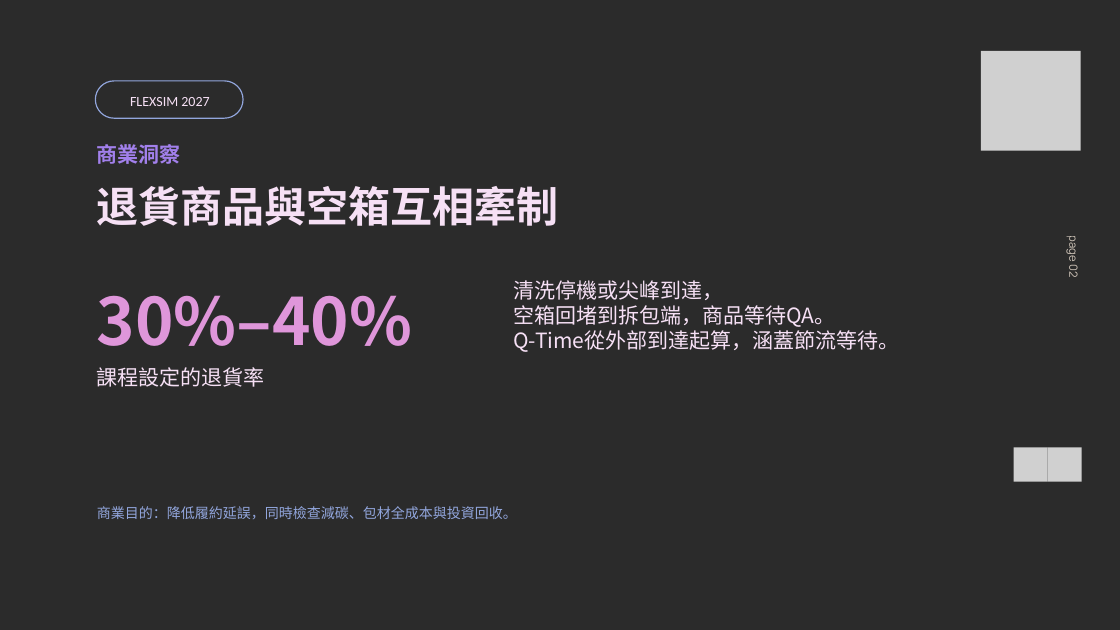
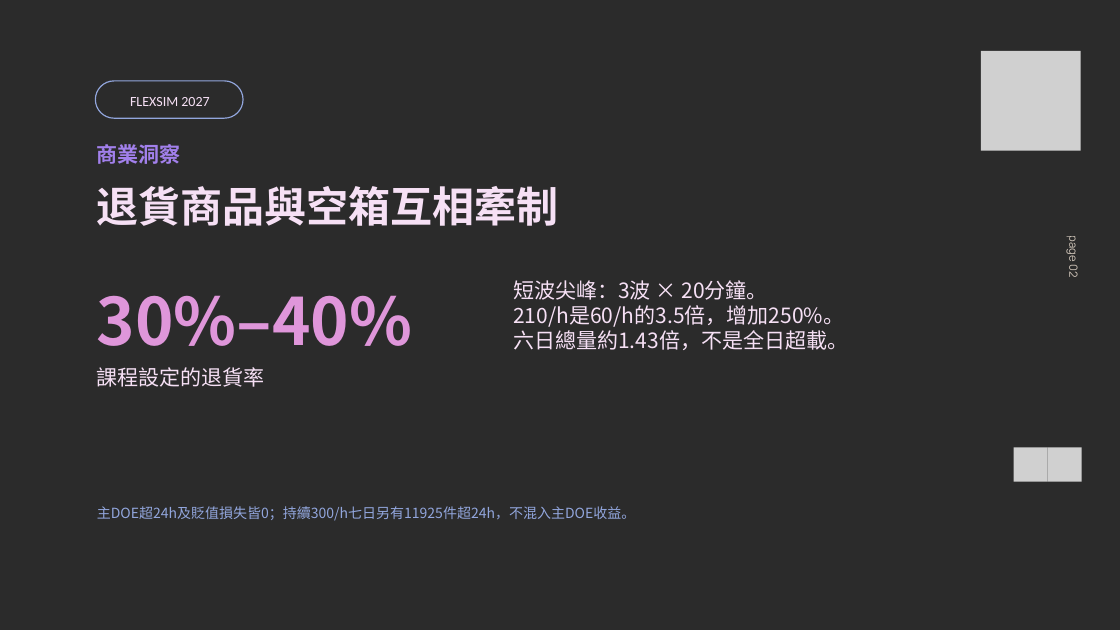
Before and after one commit to JRYTW/flexsim-circular-logistics-digital-twin, a slide deck: slide 2 of 重點檔案/01_成果簡報.pptx. Drawn at 1120x630 pixels with LibreOffice and Linux fonts; fonts in the diff are those of the drawing; grey boxes stand for pictures; background and template pictures are left out; a plain dark background stands for a picture behind light text. Boxes give left, top, right and bottom in pixels: in the first picture for what was removed or moved away, otherwise in the second. Text is boxed around its words. In the diff, an @@ line names an element or a change of style, - is before the commit and + after.

```diff
--- a/重點檔案/01_成果簡報.pptx
+++ b/重點檔案/01_成果簡報.pptx
@@ text at box(513, 280, 848, 350): text changed @@
-清洗停機或尖峰到達，
-空箱回堵到拆包端，商品等待QA。
-Q-Time從外部到達起算，涵蓋節流等待。
+短波尖峰：3波 × 20分鐘。
+210/h是60/h的3.5倍，增加250%。
+六日總量約1.43倍，不是全日超載。
@@ text at box(97, 506, 636, 521): text changed @@
-商業目的：降低履約延誤，同時檢查減碳、包材全成本與投資回收。
+主DOE超24h及貶值損失皆0；持續300/h七日另有11925件超24h，不混入主DOE收益。
```
Also in this commit, not shown: 5 other slides changed, 2 slides added, 2 slides removed, 19 other files.
